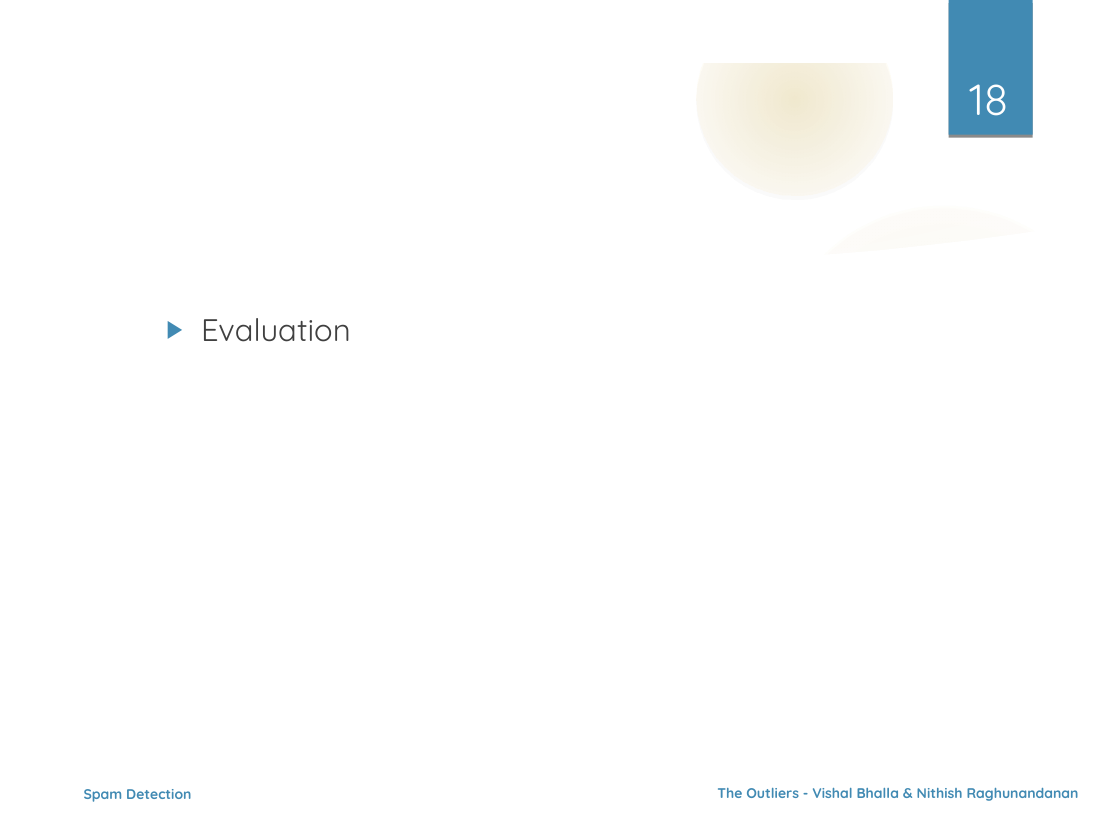
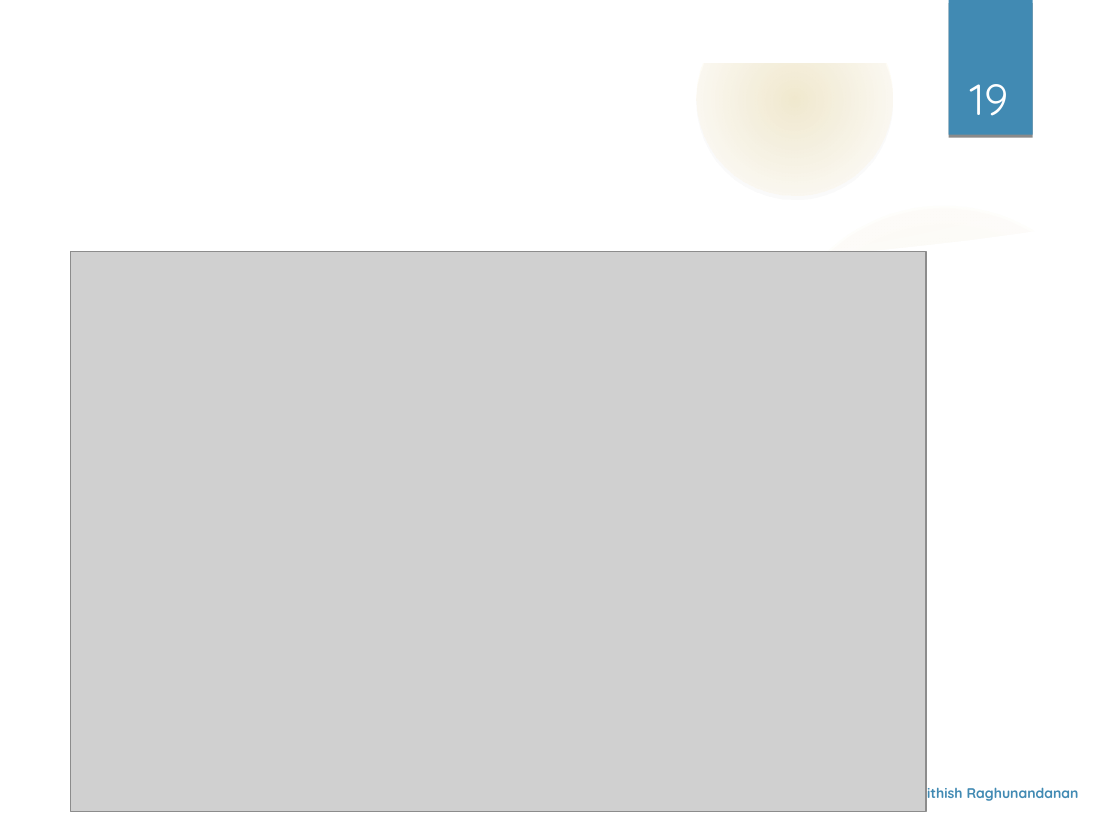
Before and after one commit to nehgu/Anomaly-Detection, a slide deck: slide 19 of Challenges/Spam Filtering Challenge 4/Ppt - Spam Detection Challenge-4.odp (slide 18 before the commit). Drawn at 1120x840 pixels with LibreOffice and Linux fonts; fonts in the diff are those of the drawing; grey boxes stand for pictures; background and template pictures are left out. Boxes give left, top, right and bottom in pixels: in the first picture for what was removed or moved away, otherwise in the second. Text is boxed around its words. In the diff, an @@ line names an element or a change of style, - is before the commit and + after.

```diff
--- a/Challenges/Spam Filtering Challenge 4/Ppt - Spam Detection Challenge-4.odp
+++ b/Challenges/Spam Filtering Challenge 4/Ppt - Spam Detection Challenge-4.odp
@@ page number at <box>970,84,1009,116</box>: text changed @@
-18
+19
@@ picture added at <box>71,251,926,811</box> @@
@@ text removed at <box>201,318,351,342</box> @@
-  ▶ Evaluation
@@ text removed at <box>84,789,191,802</box> @@
-Spam Detection
```
Also in this commit, not shown: 6 other slides changed, 1 slide added, 1 other file.
